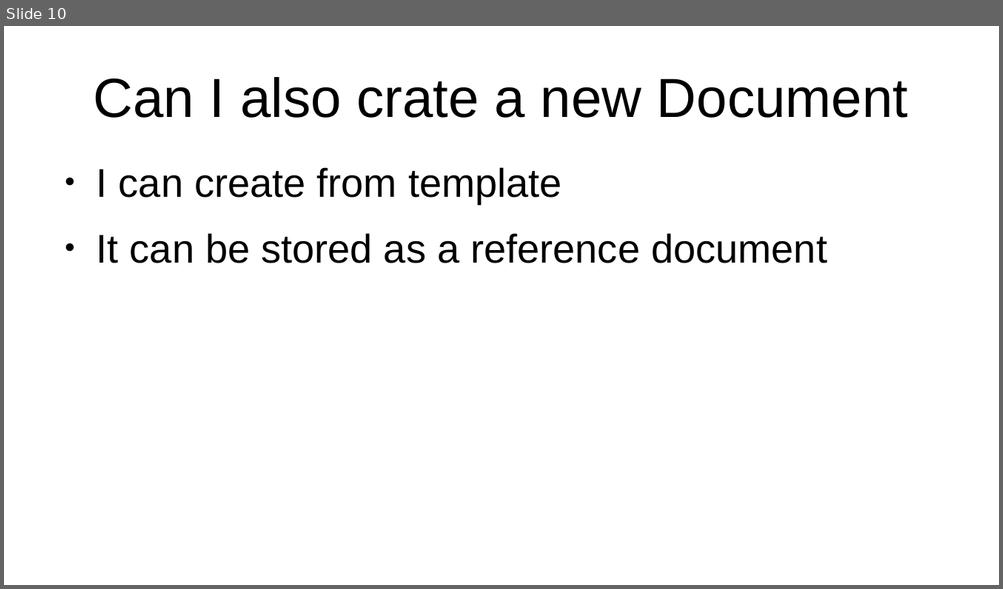
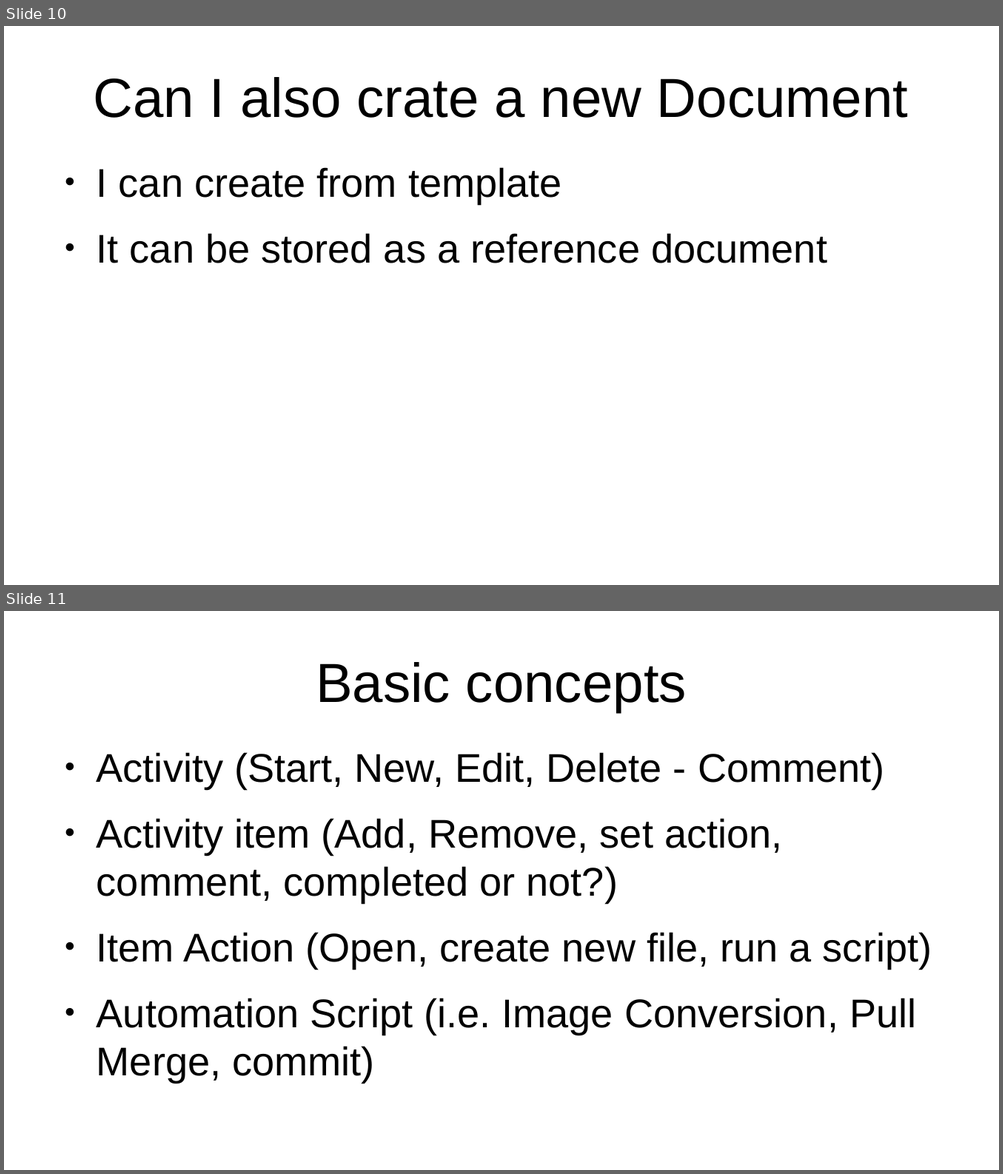
Before and after one commit to g-gualeni/QtWhiteBase, a slide deck: WhiteBase Doc/WhiteBase Stories.odp. Shown one above the other, each under a label of ours: slide 10 before the commit, slides 10 and 11 after it. The pictures are 1003x589 and 1003x1174 pixels, drawn with LibreOffice and Linux fonts; fonts in the diff are those of the drawing. Boxes give left, top, right and bottom in pixels: in the first picture for what was removed or moved away, otherwise in the second. Text is boxed around its words. In the diff, an @@ line names an element or a change of style, - is before the commit and + after.

```diff
--- a/WhiteBase Doc/WhiteBase Stories.odp
+++ b/WhiteBase Doc/WhiteBase Stories.odp
@@ slide 11 added at [4, 611, 999, 1170], background #FFFFFF @@
@@ title added at [316, 662, 686, 712], 44 pt, text #000000 @@
+Basic concepts
@@ text added at [96, 752, 931, 1082], 32 pt, text #000000 @@
+● Activity (Start, New, Edit, Delete - Comment)
+● Activity item (Add, Remove, set action, comment, completed or not?)
+● Item Action (Open, create new file, run a script)
+● Automation Script (i.e. Image Conversion, Pull Merge, commit)
```
Also in this commit, not shown: 1 slide changed, 4 other slides added.
